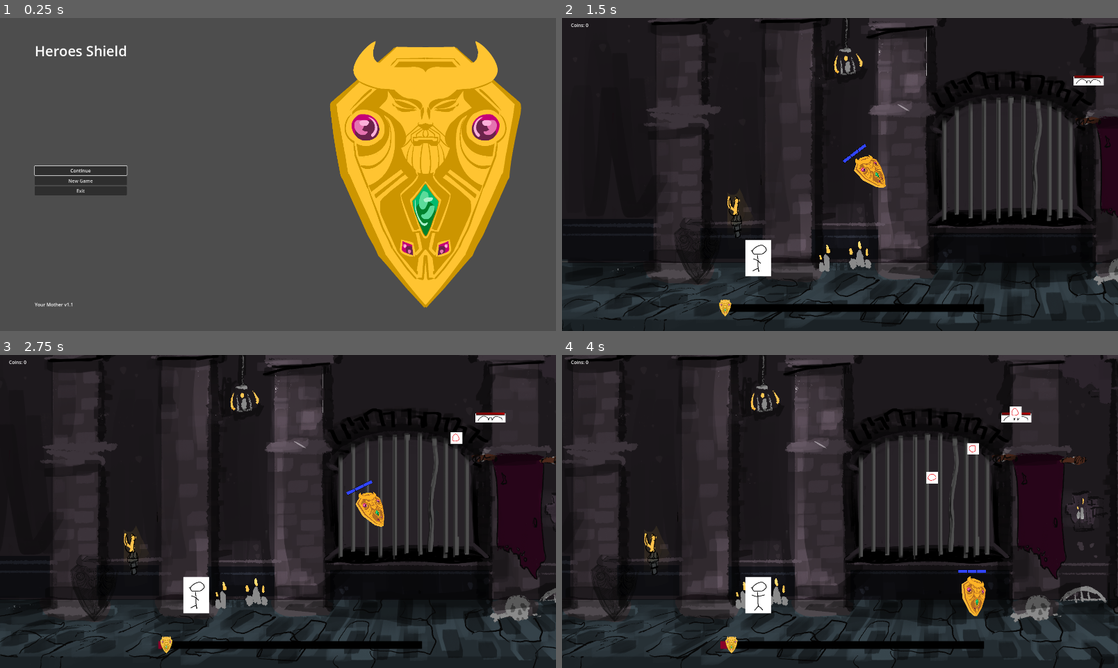
Above: before the commit, frames 1-4 (two rows, left to right).
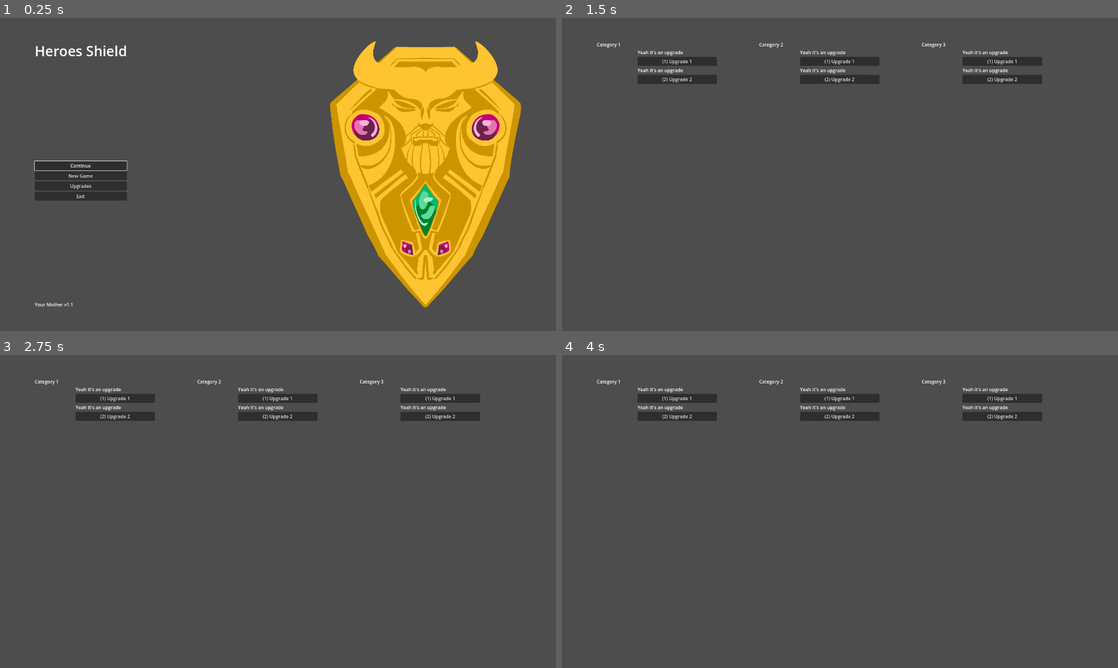
Above: after the commit, the same moments.

Repository: Cookie-Tin-Studios/Heroes-Shield
Game: Godot game, scene res://scenes/menu/main_menu.tscn
The game is run twice, just before and just after one commit, with the same random seed, the same clock (stepped at 60 frames per second) and the same inputs.
Inputs (mouse positions are in pixels of both pictures, inside the frame that each line leads up to):
- Up to frame 1 (0.25 s): no input
- Up to frame 2 (1.5 s): click (645, 187) at 0.5 s, where only the run after the commit has a clickable "Upgrades"; click (645, 180) at 1.25 s, where only the run before the commit has a clickable "New Game"
- Up to frame 3 (2.75 s): move the mouse to (400, 495) at 2.02 s; hold Right (ui_right) from 2.03 s (still down); click (400, 495) at 2.1 s
- Up to frame 4 (4 s): move the mouse to (728, 527) at 2.77 s; release Right (ui_right) at 2.78 s; hold Down (ui_down) 2.78-3.53 s; click (728, 527) at 2.85 s; move the mouse to (895, 442) at 3.52 s; hold Right (ui_right) from 3.53 s (still down); click (895, 442) at 3.6 s

The runs differ from the first frame. In frame 1, 0.9% of the frame differs, in the area x 6-23%, y 45-59%; in frame 2, 92%; in frame 3, 92%, in the area x 0-100%, y 0-100%; in frame 4, 91%.

Commit message:
started upgrade menu

Diff:
--- a/scenes/menu/main_menu.tscn
+++ b/scenes/menu/main_menu.tscn
@@ -47,6 +47,11 @@
 theme = SubResource("Theme_wxyta")
 text = "New Game"
 
+[node name="Upgrades" type="Button" parent="HBoxContainer/VBoxContainer/VBoxContainer"]
+layout_mode = 2
+theme = SubResource("Theme_wxyta")
+text = "Upgrades"
+
 [node name="Exit" type="Button" parent="HBoxContainer/VBoxContainer/VBoxContainer"]
 layout_mode = 2
 theme = SubResource("Theme_wxyta")
@@ -70,5 +75,7 @@
 [connection signal="pressed" from="HBoxContainer/VBoxContainer/VBoxContainer/Continue" to="." method="_on_continue_pressed"]
 [connection signal="focus_entered" from="HBoxContainer/VBoxContainer/VBoxContainer/New Game" to="." method="_on_new_game_focus_entered"]
 [connection signal="pressed" from="HBoxContainer/VBoxContainer/VBoxContainer/New Game" to="." method="_on_new_game_pressed"]
+[connection signal="focus_entered" from="HBoxContainer/VBoxContainer/VBoxContainer/Upgrades" to="." method="_on_new_game_focus_entered"]
+[connection signal="pressed" from="HBoxContainer/VBoxContainer/VBoxContainer/Upgrades" to="." method="_on_upgrades_pressed"]
 [connection signal="focus_entered" from="HBoxContainer/VBoxContainer/VBoxContainer/Exit" to="." method="_on_exit_focus_entered"]
 [connection signal="pressed" from="HBoxContainer/VBoxContainer/VBoxContainer/Exit" to="." method="_on_exit_pressed"]
--- /dev/null
+++ b/scenes/menu/upgrade_menu.tscn
@@ -0,0 +1,22 @@
+[gd_scene load_steps=2 format=3 uid="uid://c5k61upu1w732"]
+
+[ext_resource type="Script" path="res://scripts/menu/upgrade_menu.gd" id="1_vg5cv"]
+
+[node name="CanvasLayer" type="CanvasLayer"]
+
+[node name="upgrade_menu" type="MarginContainer" parent="."]
+process_mode = 3
+anchors_preset = 15
+anchor_right = 1.0
+anchor_bottom = 1.0
+grow_horizontal = 2
+grow_vertical = 2
+theme_override_constants/margin_left = 120
+theme_override_constants/margin_top = 80
+theme_override_constants/margin_right = 120
+theme_override_constants/margin_bottom = 80
+script = ExtResource("1_vg5cv")
+
+[node name="upgrade_columns" type="HBoxContainer" parent="upgrade_menu"]
+process_mode = 2
+layout_mode = 2
--- /dev/null
+++ b/scenes/menu/upgrades/upgrade.tscn
@@ -0,0 +1,16 @@
+[gd_scene load_steps=2 format=3 uid="uid://ox17rvpdjx8f"]
+
+[ext_resource type="Script" path="res://scripts/menu/upgrades/upgrade_scene.gd" id="1_8siof"]
+
+[node name="VBoxContainer" type="VBoxContainer"]
+offset_right = 40.0
+offset_bottom = 40.0
+script = ExtResource("1_8siof")
+
+[node name="description" type="Label" parent="."]
+layout_mode = 2
+text = "Description here"
+
+[node name="upgrade" type="Button" parent="."]
+layout_mode = 2
+text = "(0) Upgrade"
--- /dev/null
+++ b/scenes/menu/upgrades/upgrade_category.tscn
@@ -0,0 +1,32 @@
+[gd_scene load_steps=3 format=3 uid="uid://dbkjudy4owshk"]
+
+[ext_resource type="Script" path="res://scripts/menu/upgrades/upgrade_category_scene.gd" id="1_hwyda"]
+
+[sub_resource type="Theme" id="Theme_8wsts"]
+
+[node name="VBoxContainer" type="VBoxContainer"]
+size_flags_horizontal = 3
+script = ExtResource("1_hwyda")
+
+[node name="Category Name" type="Label" parent="."]
+layout_mode = 2
+text = "Upgrade Category"
+
+[node name="HBoxContainer" type="HBoxContainer" parent="."]
+layout_mode = 2
+size_flags_vertical = 3
+theme = SubResource("Theme_8wsts")
+
+[node name="Spacer1" type="BoxContainer" parent="HBoxContainer"]
+layout_mode = 2
+size_flags_horizontal = 3
+
+[node name="upgrade_list" type="VBoxContainer" parent="HBoxContainer"]
+layout_mode = 2
+size_flags_horizontal = 3
+size_flags_vertical = 3
+size_flags_stretch_ratio = 2.0
+
+[node name="Spacer2" type="BoxContainer" parent="HBoxContainer"]
+layout_mode = 2
+size_flags_horizontal = 3
--- a/scripts/globals.gd
+++ b/scripts/globals.gd
@@ -37,3 +37,18 @@
 
 func add_progress(amount: int) -> void:
 	level_progress += amount
+
+var upgrades = [
+	UpgradeCategory.new("Category 1", [
+		Upgrade.new("Upgrade 1", "Yeah it's an upgrade", 1),
+		Upgrade.new("Upgrade 2", "Yeah it's an upgrade", 2)
+	]),
+	UpgradeCategory.new("Category 2", [
+		Upgrade.new("Upgrade 1", "Yeah it's an upgrade", 1),
+		Upgrade.new("Upgrade 2", "Yeah it's an upgrade", 2)
+	]),
+	UpgradeCategory.new("Category 3", [
+		Upgrade.new("Upgrade 1", "Yeah it's an upgrade", 1),
+		Upgrade.new("Upgrade 2", "Yeah it's an upgrade", 2)
+	])
+]
--- a/scripts/menu/main_menu.gd
+++ b/scripts/menu/main_menu.gd
@@ -19,6 +19,8 @@
 func _on_new_game_pressed() -> void:
 	get_tree().change_scene_to_file("res://scenes/main.tscn")
 
+func _on_upgrades_pressed() -> void:
+	get_tree().change_scene_to_file("res://scenes/menu/upgrade_menu.tscn")
 
 func _on_exit_pressed() -> void:
 	get_tree().quit()
--- /dev/null
+++ b/scripts/menu/upgrade_menu.gd
@@ -0,0 +1,14 @@
+extends MarginContainer
+
+@onready var upgrade_columns: HBoxContainer = $upgrade_columns
+@onready var upgrade_category = preload("res://scenes/menu/upgrades/upgrade_category.tscn")
+
+var upgrades = Globals.upgrades
+
+# Called when the node enters the scene tree for the first time.
+func _ready() -> void:
+	for category in upgrades:
+		var newCategory = upgrade_category.instantiate()
+		newCategory.category = category
+		upgrade_columns.add_child(newCategory)
+	pass # Replace with function body.
--- /dev/null
+++ b/scripts/menu/upgrades/upgrade.gd
@@ -0,0 +1,10 @@
+class_name Upgrade
+
+var Name: String
+var Description: String
+var Cost: int
+
+func _init(name: String, desc: String, cost: int):
+	Name = name
+	Description = desc
+	Cost = cost
--- /dev/null
+++ b/scripts/menu/upgrades/upgrade_category.gd
@@ -0,0 +1,8 @@
+class_name UpgradeCategory
+
+var Name: String
+var Upgrades: Array[Upgrade]
+
+func _init(name: String, upgrades: Array[Upgrade]):
+	Name = name
+	Upgrades = upgrades
--- /dev/null
+++ b/scripts/menu/upgrades/upgrade_category_scene.gd
@@ -0,0 +1,15 @@
+extends Control
+
+var category: UpgradeCategory
+@onready var category_name: Label = $"Category Name"
+@onready var upgrade_list: VBoxContainer = $HBoxContainer/upgrade_list
+const upgrade_scene = preload("res://scenes/menu/upgrades/upgrade.tscn")
+
+# Called when the node enters the scene tree for the first time.
+func _ready() -> void:
+	category_name.text = category.Name
+	for upgrade in category.Upgrades:
+		var newUpgrade = upgrade_scene.instantiate()
+		newUpgrade.upgrade = upgrade
+		upgrade_list.add_child(newUpgrade)
+		pass
--- /dev/null
+++ b/scripts/menu/upgrades/upgrade_scene.gd
@@ -0,0 +1,16 @@
+extends VBoxContainer
+
+var upgrade: Upgrade
+@onready var description: Label = $description
+@onready var upgrade_button: Button = $upgrade
+
+# Called when the node enters the scene tree for the first time.
+func _ready() -> void:
+	upgrade_button.text = "(%s) %s" % [upgrade.Cost, upgrade.Name]
+	description.text = upgrade.Description
+	pass # Replace with function body.
+
+
+# Called every frame. 'delta' is the elapsed time since the previous frame.
+func _process(delta: float) -> void:
+	pass
